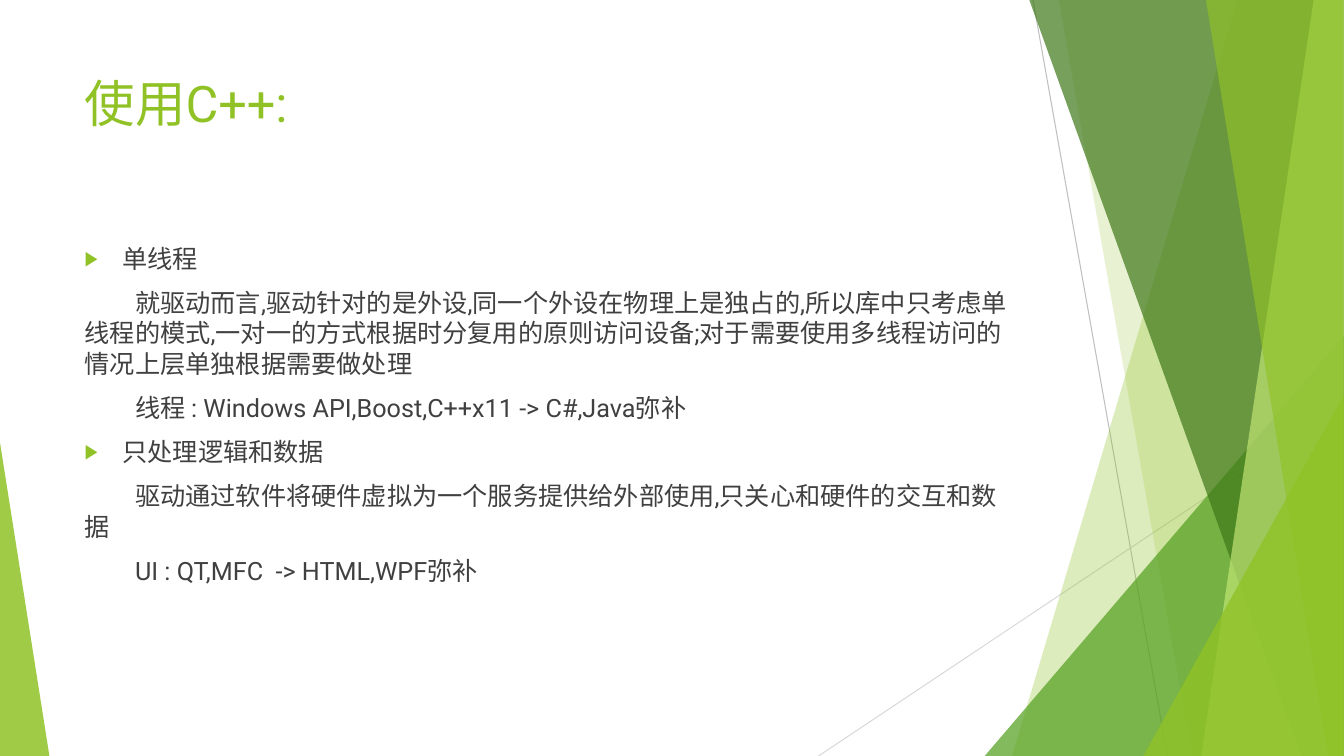
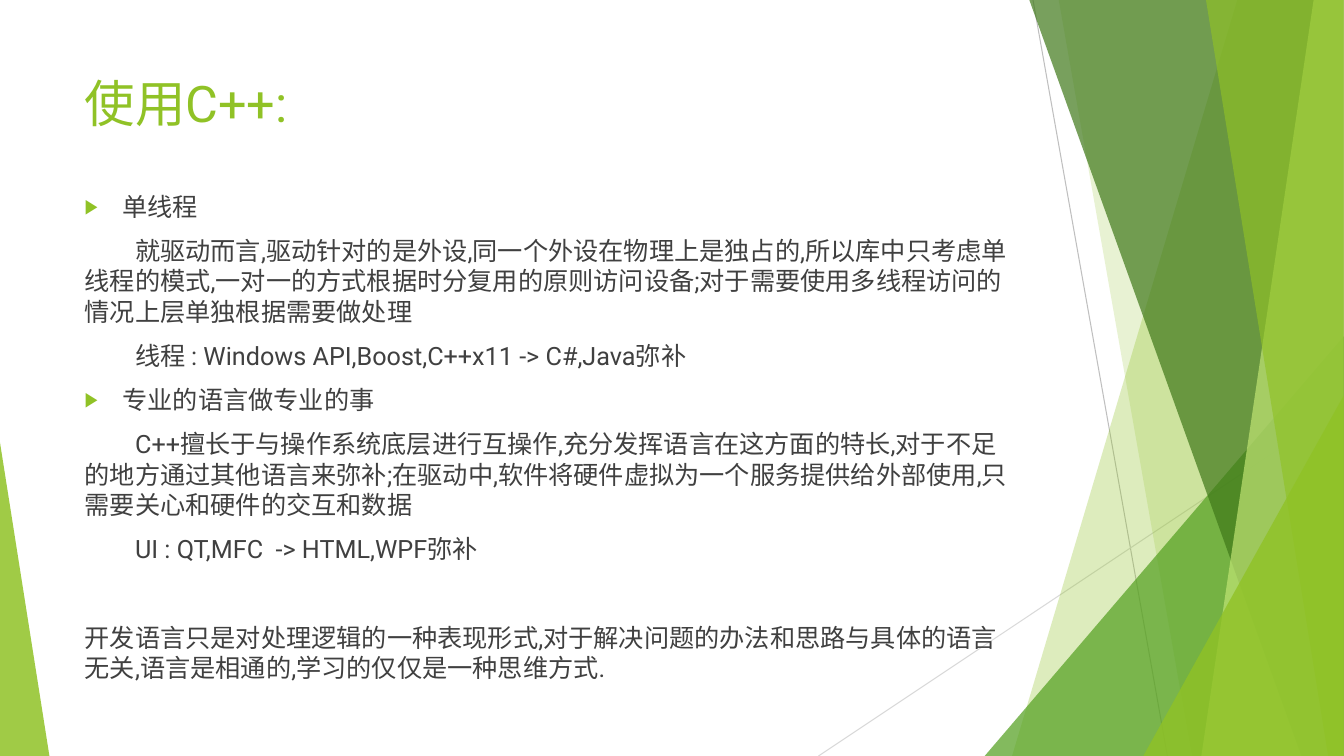
Before and after one commit to Zhyioo/libzhouyb, a slide deck: slide 3 of zhou_yb/about/PPT/第3章 框架结构.pptx. Drawn at 1344x756 pixels with LibreOffice and Linux fonts; fonts in the diff are those of the drawing. Boxes give left, top, right and bottom in pixels: in the first picture for what was removed or moved away, otherwise in the second. Text is boxed around its words. In the diff, an @@ line names an element or a change of style, - is before the commit and + after.

```diff
--- a/zhou_yb/about/PPT/第3章 框架结构.pptx
+++ b/zhou_yb/about/PPT/第3章 框架结构.pptx
@@ text "单线程": place and size @@
-text "单线程" at box(85, 246, 1007, 584)
+text "单线程" at box(85, 194, 1007, 681)
@@ text at box(85, 388, 1007, 516): text changed @@
-▶ 只处理逻辑和数据
-驱动通过软件将硬件虚拟为一个服务提供给外部使用,只关心和硬件的交互和数据
+▶ 专业的语言做专业的事
+C++擅长于与操作系统底层进行互操作,充分发挥语言在这方面的特长,对于不足的地方通过其他语言来弥补;在驱动中,软件将硬件虚拟为一个服务提供给外部使用,只需要关心和硬件的交互和数据
@@ text at box(85, 626, 997, 681): paragraph added @@
+开发语言只是对处理逻辑的一种表现形式,对于解决问题的办法和思路与具体的语言无关,语言是相通的,学习的仅仅是一种思维方式.
```
Also in this commit, not shown: 1 other slide changed, 4 slides added, 2 other files.
